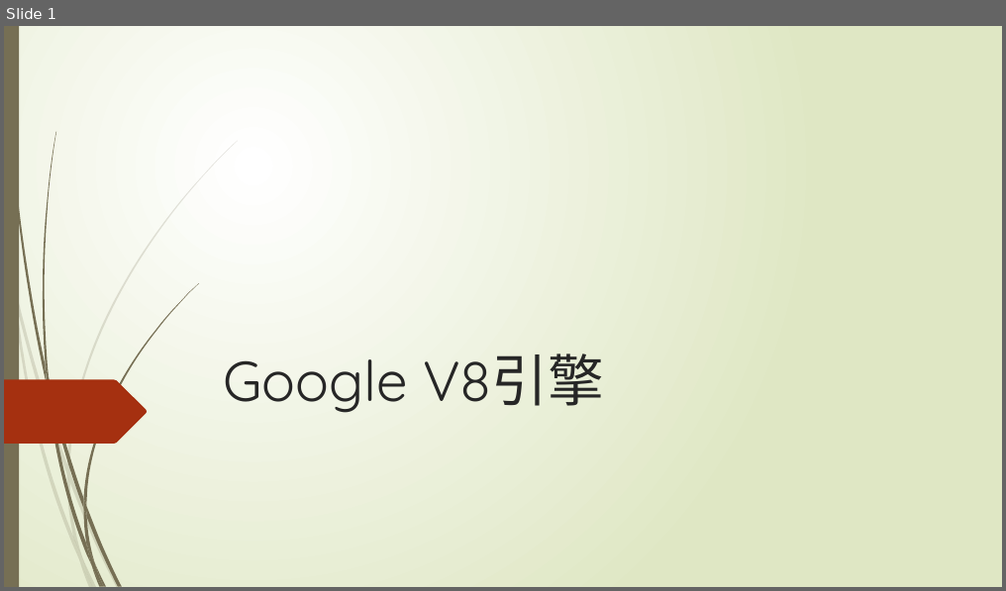
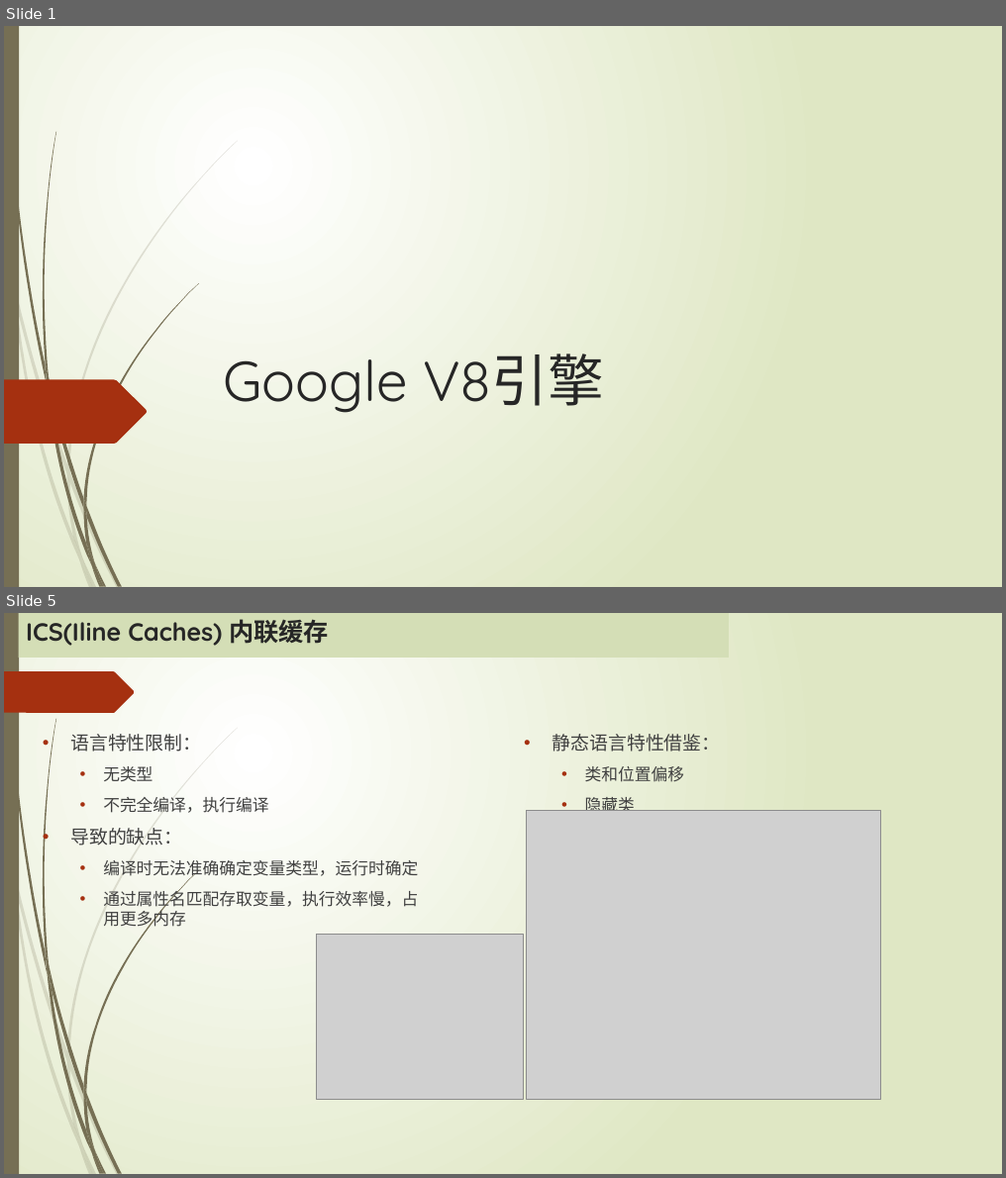
Before and after one commit to MickleWen/Google-V8, a slide deck: Google V8引擎.pptx. Shown one above the other, each under a label of ours: slide 1 before the commit, slides 1 and 5 after it; the slides between them are not shown. The pictures are 1006x591 and 1006x1178 pixels, drawn with LibreOffice and Linux fonts; fonts in the diff are those of the drawing; grey boxes stand for pictures. Boxes give left, top, right and bottom in pixels: in the first picture for what was removed or moved away, otherwise in the second. Text is boxed around its words. In the diff, an @@ line names an element or a change of style, - is before the commit and + after.

```diff
--- a/Google V8引擎.pptx
+++ b/Google V8引擎.pptx
@@ slide 5 added at [4,613,1002,1174], background gradient #FFFFFF to #DFE8C4; not listed: 23 template elements that a slide beside it also shows @@
@@ rectangle added at [18,613,729,658], fill #D4DEB6, 24 pt, text #262626, bold @@
+ICS(Iline Caches) 内联缓存
@@ freeform shape added at [4,671,135,713], fill #A53010 @@
@@ text added at [70,734,418,930], 16 pt, text #404040 @@
+• 语言特性限制：
+  • 无类型
+  • 不完全编译，执行编译
+• 导致的缺点：
+  • 编译时无法准确确定变量类型，运行时确定
+  • 通过属性名匹配存取变量，执行效率慢，占用更多内存
@@ text added at [552,734,721,811], 18 pt, text #404040 @@
+• 静态语言特性借鉴：
+  • 类和位置偏移
+  • 隐藏类
@@ picture added at [526,811,880,1100] @@
@@ picture added at [317,934,524,1100] @@
```
Also in this commit, not shown: 2 slides changed, 2 other slides added.
